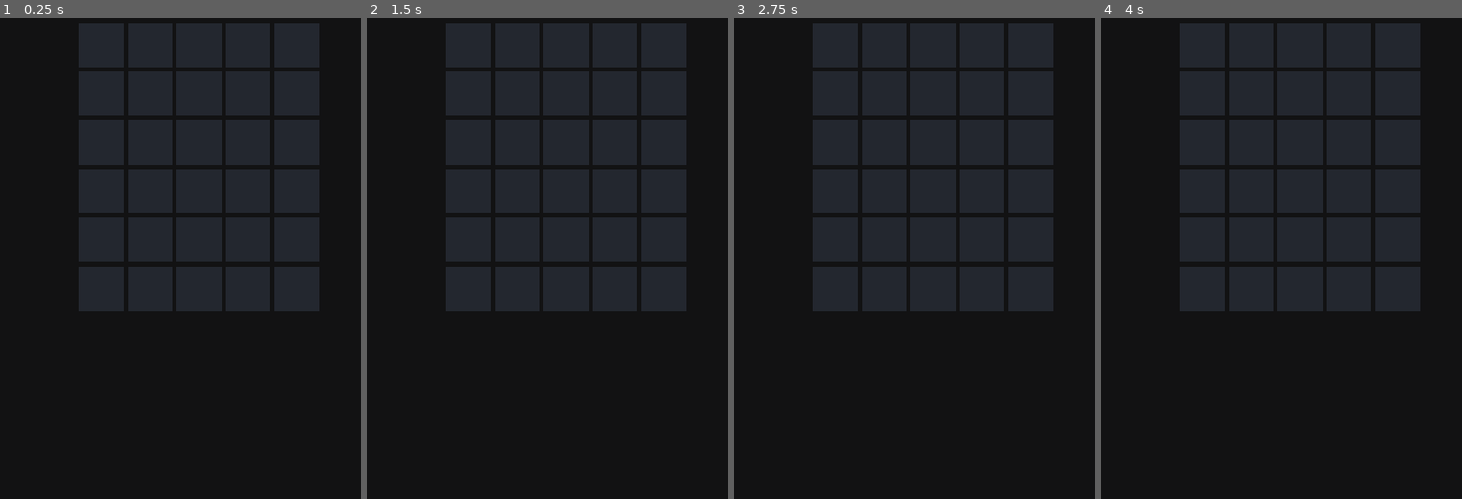
Above: before the commit, frames 1-4 (left to right).
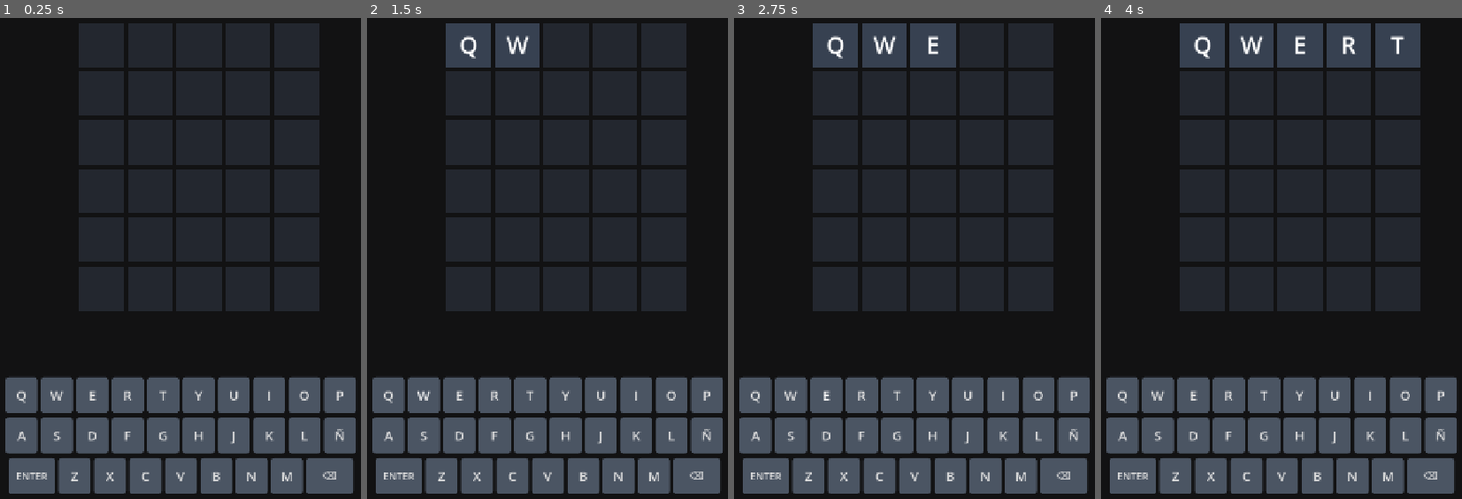
Above: after the commit, the same moments.

Repository: felipe1208-prog/Wordle-pro
Game: Godot game, scene res://scenes/game/Game.tscn
The game is run twice, just before and just after one commit, with the same random seed, the same clock (stepped at 60 frames per second) and the same inputs. The project has no main scene, so this scene is started directly.
Inputs (mouse positions are in pixels of both pictures, inside the frame that each line leads up to):
- Up to frame 1 (0.25 s): no input
- Up to frame 2 (1.5 s): click (388, 393) at 0.5 s, where only the run after the commit has a clickable "Q"; click (424, 393) at 1.25 s, where only the run after the commit has a clickable "W"
- Up to frame 3 (2.75 s): click (827, 393) at 2 s, where only the run after the commit has a clickable "E"
- Up to frame 4 (4 s): click (1227, 393) at 2.75 s, where only the run after the commit has a clickable "R"; click (1263, 393) at 3.5 s, where only the run after the commit has a clickable "T"

The runs differ from the first frame. In frame 1, 20% of the frame differs, in the area x 1-99%, y 74-99%; in frame 2, 22%; in frame 3, 23%; in frame 4, 26%, in the area x 1-99%, y 1-99%.

Commit message:
feat: teclado virtual tactil interactivo e integracion completa en Game.tscn

Diff:
--- a/wordle-discreto/scenes/game/Game.gd
+++ b/wordle-discreto/scenes/game/Game.gd
@@ -2,6 +2,7 @@
 
 @onready var board: Board = $Board
 @onready var message_label: Label = $MessageLabel
+@onready var keyboard: VirtualKeyboard = $Keyboard
 
 var secret_words: Array = []
 var valid_dictionary: Dictionary = {}
@@ -14,17 +15,22 @@
 
 func _ready() -> void:
 	load_all_words()
+	setup_keyboard()
 	start_new_game()
 
+func setup_keyboard() -> void:
+	if keyboard:
+		keyboard.letter_pressed.connect(add_letter)
+		keyboard.enter_pressed.connect(submit_guess)
+		keyboard.backspace_pressed.connect(delete_letter)
+
 func load_all_words() -> void:
-	# Cargar palabras secretas (objetivo)
 	secret_words = load_json_array("res://data/palabras_secretas.json")
 	if secret_words.is_empty():
 		secret_words = load_json_array("res://data/palabras.json")
 	if secret_words.is_empty():
 		secret_words = ["GRAFO", "ARBOL", "NODOS", "CICLO", "ORDEN"]
 
-	# Cargar diccionario de validación general
 	var dict_array = load_json_array("res://data/diccionario.json")
 	if dict_array.is_empty():
 		dict_array = secret_words.duplicate()
@@ -47,6 +53,8 @@
 
 func start_new_game() -> void:
 	board.reset_board()
+	if keyboard:
+		keyboard.reset_keyboard()
 	current_row = 0
 	current_guess = ""
 	game_over = false
@@ -55,42 +63,45 @@
 	randomize()
 	secret_word = secret_words.pick_random().to_upper()
 	print("--- NUEVA PARTIDA ---")
-	print("Palabra a adivinar: ", secret_word)
+	print("Palabra secreta: ", secret_word)
 
 func _unhandled_input(event: InputEvent) -> void:
 	if event is InputEventKey and event.is_pressed() and not event.is_echo():
 		var keycode = event.keycode
 
-		# Reiniciar con 'R' al terminar la partida
 		if game_over:
 			if keycode == KEY_R:
 				start_new_game()
 			return
 
-		# Letras de la A a la Z
 		if keycode >= KEY_A and keycode <= KEY_Z:
 			var letter = OS.get_keycode_string(keycode).to_upper()
 			add_letter(letter)
-		# Tecla Borrar
 		elif keycode == KEY_BACKSPACE:
 			delete_letter()
-		# Tecla Enter (teclado principal y teclado numérico)
 		elif keycode == KEY_ENTER or keycode == KEY_KP_ENTER:
 			submit_guess()
 
 func add_letter(letter: String) -> void:
+	if game_over:
+		return
 	if current_guess.length() < 5:
 		current_guess += letter
 		board.update_row_text(current_row, current_guess)
 		show_message("")
 
 func delete_letter() -> void:
+	if game_over:
+		return
 	if current_guess.length() > 0:
 		current_guess = current_guess.substr(0, current_guess.length() - 1)
 		board.update_row_text(current_row, current_guess)
 		show_message("")
 
 func submit_guess() -> void:
+	if game_over:
+		return
+
 	if current_guess.length() < 5:
 		show_message("Faltan letras")
 		return
@@ -101,6 +112,11 @@
 
 	var result = evaluate_guess(current_guess, secret_word)
 	board.set_row_result(current_row, result)
+
+	# Actualizar los colores de las teclas del teclado virtual
+	if keyboard:
+		for i in range(5):
+			keyboard.update_key_status(current_guess[i], result[i])
 
 	if current_guess == secret_word:
 		show_message("¡Ganaste! Presiona 'R' para jugar de nuevo")
@@ -125,13 +141,11 @@
 	for char in target:
 		target_pool[char] = target_pool.get(char, 0) + 1
 
-	# Paso 1: Coincidencias exactas (Verde)
 	for i in range(5):
 		if guess[i] == target[i]:
 			results[i] = "correct"
 			target_pool[guess[i]] -= 1
 
-	# Paso 2: Coincidencias desordenadas (Amarillo)
 	for i in range(5):
 		if results[i] != "correct":
 			var char = guess[i]
--- a/wordle-discreto/scenes/game/Game.tscn
+++ b/wordle-discreto/scenes/game/Game.tscn
@@ -2,6 +2,7 @@
 
 [ext_resource type="PackedScene" uid="uid://pgct7l5w5kug" path="res://scenes/ui/Board.tscn" id="1_klkup"]
 [ext_resource type="Script" uid="uid://bctgj7gdip7fx" path="res://scenes/game/Game.gd" id="1_m44fu"]
+[ext_resource type="PackedScene" uid="uid://b3mnoxnitye50" path="res://scenes/ui/Keyboard.tscn" id="3_vrspl"]
 
 [node name="Game" type="Control" unique_id=1388640675]
 layout_mode = 3
@@ -36,3 +37,11 @@
 theme_override_font_sizes/font_size = 26
 horizontal_alignment = 1
 vertical_alignment = 1
+
+[node name="Keyboard" parent="." unique_id=611323173 instance=ExtResource("3_vrspl")]
+layout_mode = 0
+anchors_preset = 0
+offset_left = 10.0
+offset_top = 780.0
+offset_right = -10.0
+offset_bottom = 780.32
--- /dev/null
+++ b/wordle-discreto/scenes/ui/Keyboard.gd
@@ -0,0 +1,113 @@
+extends VBoxContainer
+class_name VirtualKeyboard
+
+signal letter_pressed(letter: String)
+signal enter_pressed()
+signal backspace_pressed()
+
+var key_buttons: Dictionary = {}
+
+# Distribución clásica QWERTY en español
+const ROW_1 = ["Q", "W", "E", "R", "T", "Y", "U", "I", "O", "P"]
+const ROW_2 = ["A", "S", "D", "F", "G", "H", "J", "K", "L", "Ñ"]
+const ROW_3 = ["ENTER", "Z", "X", "C", "V", "B", "N", "M", "⌫"]
+
+# Colores para las teclas
+const COLOR_DEFAULT = Color("4b5563")  # Gris neutro
+const COLOR_ABSENT  = Color("1f2937")  # Gris oscuro (descartada)
+const COLOR_PRESENT = Color("d97706")  # Amarillo (posición incorrecta)
+const COLOR_CORRECT = Color("15803d")  # Verde (acierto exacto)
+
+func _ready() -> void:
+	build_keyboard()
+
+func build_keyboard() -> void:
+	# Limpiar hijos previos si los hubiera
+	for child in get_children():
+		child.queue_free()
+	key_buttons.clear()
+
+	create_row(ROW_1)
+	create_row(ROW_2)
+	create_row(ROW_3)
+
+func create_row(keys: Array) -> void:
+	var h_box = HBoxContainer.new()
+	h_box.alignment = BoxContainer.ALIGNMENT_CENTER
+	h_box.add_theme_constant_override("separation", 6)
+	add_child(h_box)
+
+	for key in keys:
+		var btn = Button.new()
+		btn.text = key
+		btn.focus_mode = Control.FOCUS_NONE # Evita bordes molestos al hacer clic
+
+		# Tamaño de tecla
+		if key == "ENTER" or key == "⌫":
+			btn.custom_minimum_size = Vector2(85, 65)
+			btn.add_theme_font_size_override("font_size", 18)
+		else:
+			btn.custom_minimum_size = Vector2(58, 65)
+			btn.add_theme_font_size_override("font_size", 24)
+
+		# Color inicial neutro
+		set_button_color(btn, COLOR_DEFAULT)
+
+		# Conectar clic
+		btn.pressed.connect(_on_key_pressed.bind(key))
+		h_box.add_child(btn)
+
+		if key != "ENTER" and key != "⌫":
+			key_buttons[key] = btn
+
+func _on_key_pressed(key: String) -> void:
+	if key == "ENTER":
+		enter_pressed.emit()
+	elif key == "⌫":
+		backspace_pressed.emit()
+	else:
+		letter_pressed.emit(key)
+
+# Actualiza el color de la tecla respetando la jerarquía de Wordle (Verde > Amarillo > Gris)
+func update_key_status(letter: String, status: String) -> void:
+	letter = letter.to_upper()
+	if not key_buttons.has(letter):
+		return
+
+	var btn: Button = key_buttons[letter]
+	var current_state = btn.get_meta("status", "none")
+
+	# Si ya estaba en verde, nunca baja de nivel
+	if current_state == "correct":
+		return
+	# Si ya estaba en amarillo, solo sube a verde
+	if current_state == "wrong_position" and status != "correct":
+		return
+
+	btn.set_meta("status", status)
+
+	match status:
+		"correct":
+			set_button_color(btn, COLOR_CORRECT)
+		"wrong_position":
+			set_button_color(btn, COLOR_PRESENT)
+		"incorrect":
+			set_button_color(btn, COLOR_ABSENT)
+
+func set_button_color(btn: Button, color: Color) -> void:
+	var style = StyleBoxFlat.new()
+	style.bg_color = color
+	style.corner_radius_top_left = 6
+	style.corner_radius_top_right = 6
+	style.corner_radius_bottom_left = 6
+	style.corner_radius_bottom_right = 6
+	btn.add_theme_stylebox_override("normal", style)
+	btn.add_theme_stylebox_override("hover", style)
+	btn.add_theme_stylebox_override("pressed", style)
+
+# Limpia los colores de todas las teclas para reiniciar partida
+func reset_keyboard() -> void:
+	for letter in key_buttons:
+		var btn: Button = key_buttons[letter]
+		btn.set_meta("status", "none")
+		set_button_color(btn, COLOR_DEFAULT)
--- /dev/null
+++ b/wordle-discreto/scenes/ui/Keyboard.tscn
@@ -0,0 +1,12 @@
+[gd_scene format=3 uid="uid://b3mnoxnitye50"]
+
+[ext_resource type="Script" uid="uid://dqo5smnew7ghm" path="res://scenes/ui/Keyboard.gd" id="1_qmgtm"]
+
+[node name="Keyboard" type="VBoxContainer" unique_id=611323173]
+anchors_preset = -1
+anchor_right = 1.0
+anchor_bottom = 0.156
+offset_right = -20.0
+offset_bottom = 0.31999207
+theme_override_constants/separation = 8
+script = ExtResource("1_qmgtm")
Not shown, added: wordle-discreto/scenes/ui/Keyboard.gd.uid
